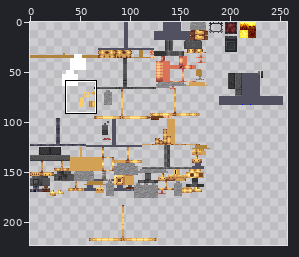
A sprite sheet gets an edit: src/main/resources/assets/cgs/textures/guns/gatling/gatling.png. The first picture is a wide view before the edit; the outline marks the close-up.
Close-up. Before:
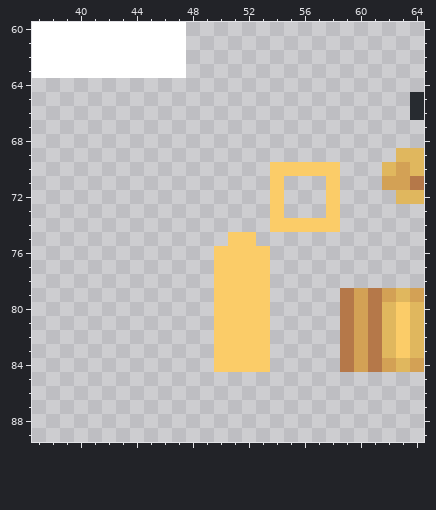
The file is 512x512 pixels. Colours within 5 levels of each other are drawn and written as one. Shown: x 37..64, y 60..89. The wide view leaves out empty margins.
The same view after the edit:
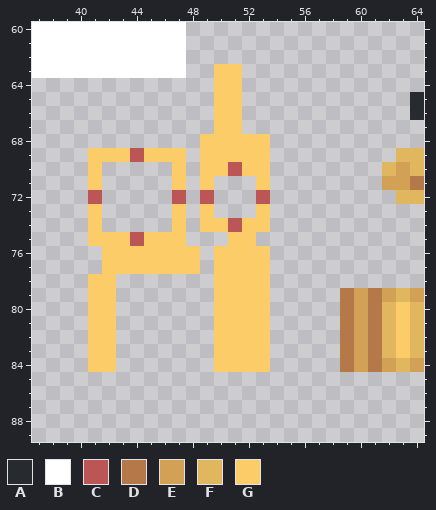
Palette (. is transparent): A #272b30  B #ffffff  C #bc5555  D #b57849  E #d3a155  F #e0b75e  G #fbcc68
The edit:
Changed rows in their new state; - is an unchanged pixel.
first column x 41:
63 ---------GG-------
64 ---------GG-------
65 ---------GG-------
66 ---------GG-------
67 ---------GG-------
68 --------GGGGG-----
69 GGGCGGG-GGGGG-----
70 G-----G-GGCGG.....
71 G-----G-G---G.---.
72 C-----C-C---C.---.
73 G-----G-G---G.---.
74 G-----G-GGCGG.....
75 GGGCGGG-----------
76 -GGGGGGG----------
77 -GGGGGGG----------
78 GG----------------
79 GG----------------
80 GG----------------
81 GG----------------
82 GG----------------
83 GG----------------
84 GG----------------
Pixel boxes of the changes (left, top, right, bottom) in both close-ups:
changed: (88, 64, 340, 372)
